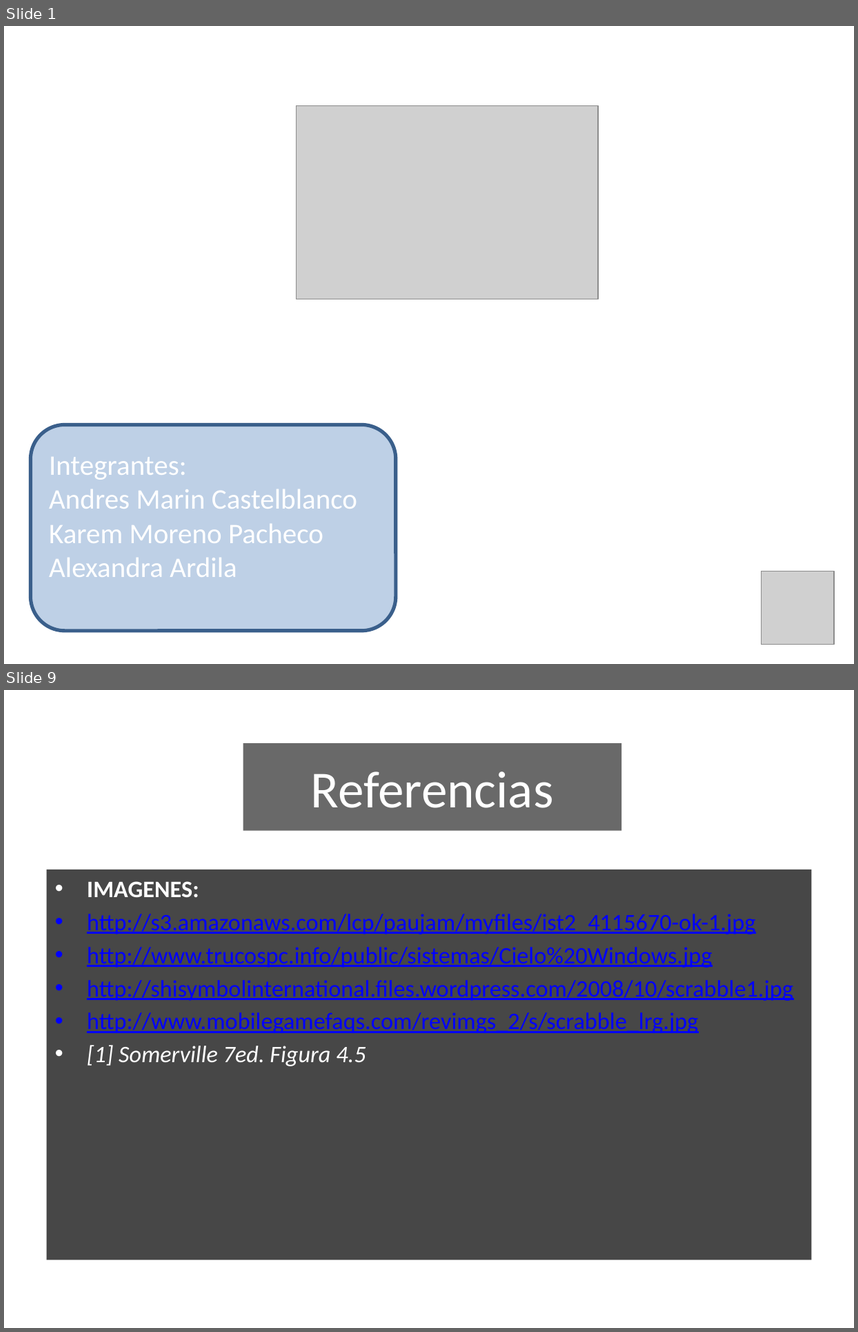
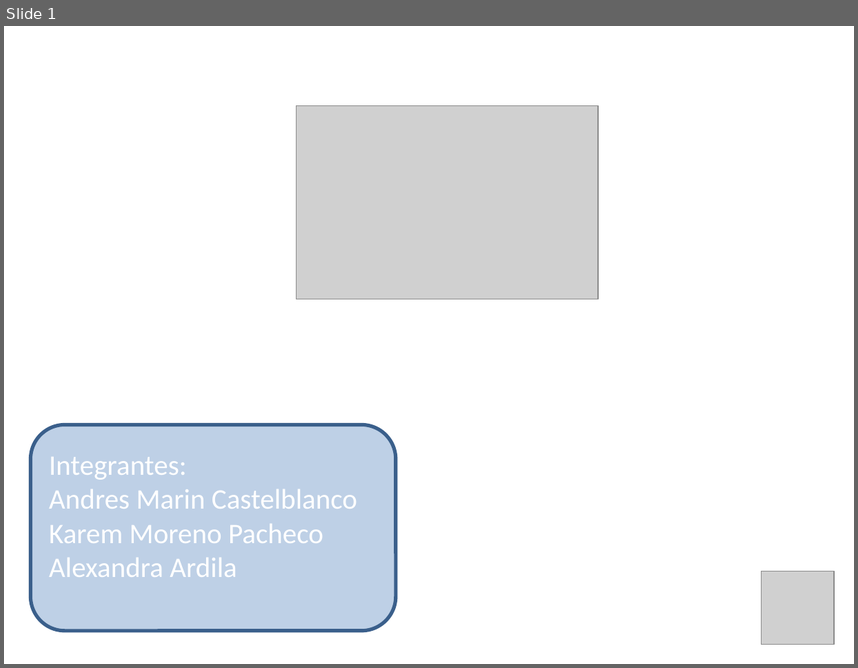
Before and after one commit to gtjemwa/ka2-proyect, a slide deck: Presentación Skysolution entrega 1.pptx. Shown one above the other, each under a label of ours: slides 1 and 9 before the commit, slide 1 after it; the slides between them are not shown. The pictures are 858x1332 and 858x668 pixels, drawn with LibreOffice and Linux fonts; fonts in the diff are those of the drawing; grey boxes stand for pictures; background and template pictures are left out. Boxes give left, top, right and bottom in pixels: in the first picture for what was removed or moved away, otherwise in the second. Text is boxed around its words. In the diff, an @@ line names an element or a change of style, - is before the commit and + after.

```diff
--- a/Presentación Skysolution entrega 1.pptx
+++ b/Presentación Skysolution entrega 1.pptx
@@ slide 9 removed at <box>4,690,854,1328</box>, background picture (left out) @@
@@ title removed at <box>243,742,621,830</box> @@
-Referencias
@@ text removed at <box>47,869,811,1259</box> @@
-• IMAGENES:
-• http://s3.amazonaws.com/lcp/paujam/myfiles/ist2_4115670-ok-1.jpg
-• http://www.trucospc.info/public/sistemas/Cielo%20Windows.jpg
-• http://shisymbolinternational.files.wordpress.com/2008/10/scrabble1.jpg
-• http://www.mobilegamefaqs.com/revimgs_2/s/scrabble_lrg.jpg
-• [1] Somerville 7ed. Figura 4.5
```
Also in this commit, not shown: 2 slides changed, 11 slides added, 5 other slides removed, 3 other files.
